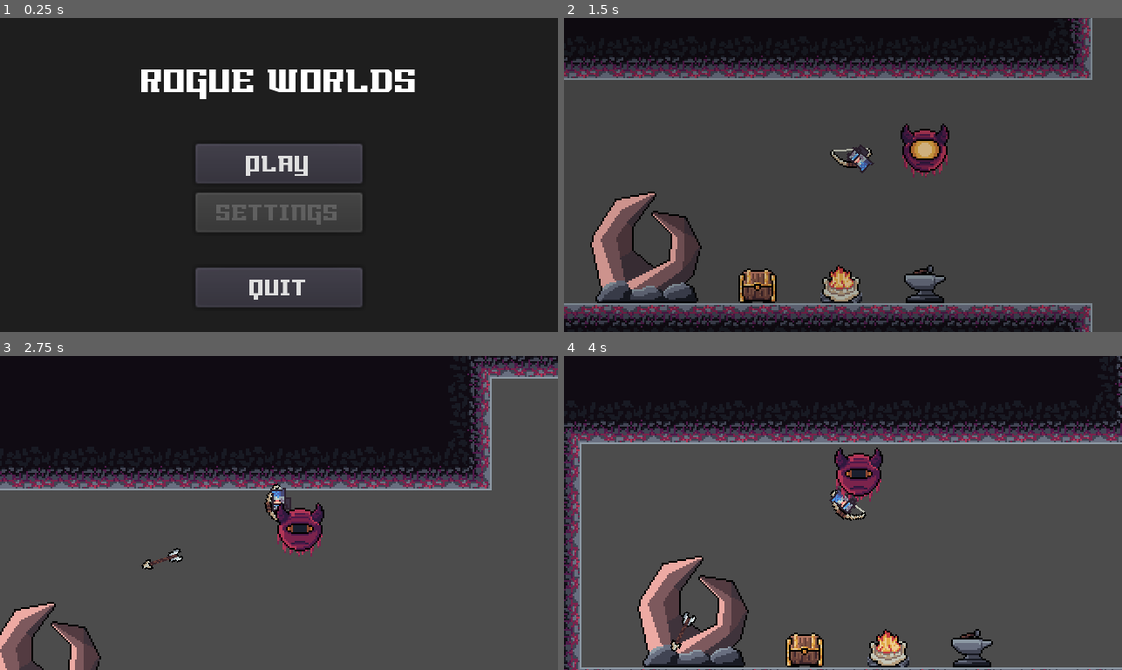
Above: before the commit, frames 1-4 (two rows, left to right).
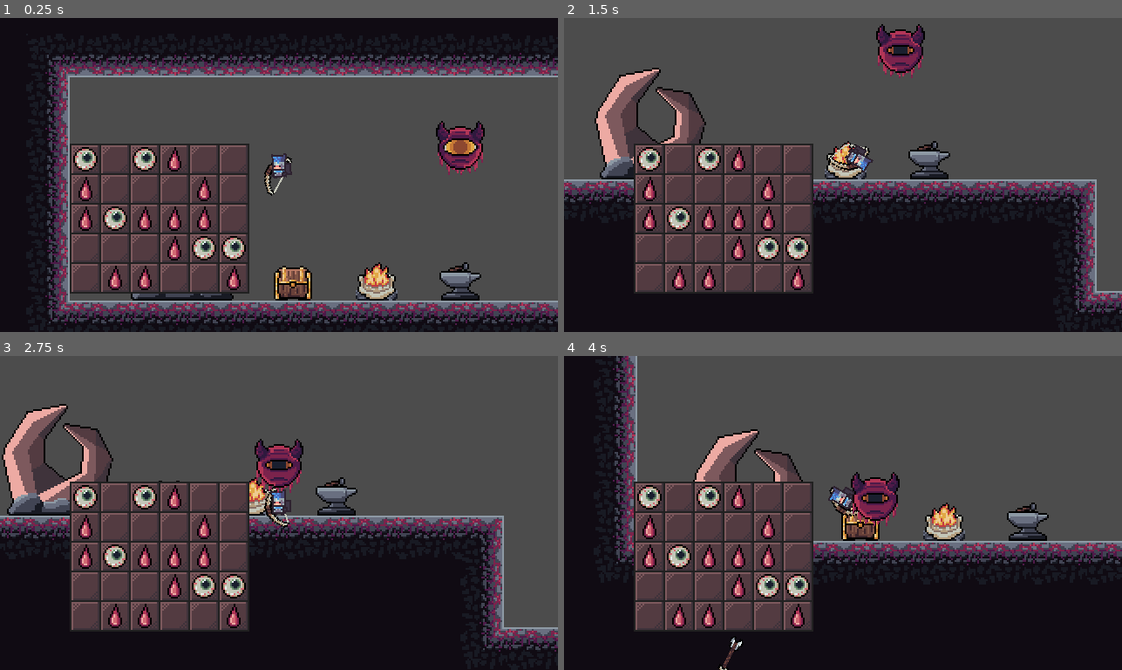
Above: after the commit, the same moments.

Repository: Riudin/Rogue-Worlds
Game: Godot game, scene res://MainScenes/World.tscn
Same seed, same stepped clock (60 frames per second), same inputs: the game is played once before the commit and once after it. Before the commit the project starts from res://MainScenes/Menu.tscn.
Inputs (mouse positions are in pixels of both pictures, inside the frame that each line leads up to):
- Up to frame 1 (0.25 s): no input
- Up to frame 2 (1.5 s): click (843, 162) at 0.5 s, where only the run before the commit has a clickable "PLAY"; move the mouse to (965, 159) at 1.27 s; press the mouse at (965, 159) at 1.28 s; hold E (dash_right) from 1.28 s (still down)
- Up to frame 3 (2.75 s): keep holding E (dash_right); tap Space (jump) at 1.52, 2.27 s; move the mouse to (167, 528) at 2.02 s; release the mouse at (167, 528) at 2.03 s; click (167, 528) at 2.1 s
- Up to frame 4 (4 s): move the mouse to (898, 443) at 2.77 s; release E (dash_right) at 2.78 s; press the mouse at (898, 443) at 2.78 s; hold Q (dash_left) 2.78-3.53 s; move the mouse to (815, 575) at 3.52 s; release the mouse at (815, 575) at 3.53 s; hold E (dash_right) from 3.53 s (still down); click (815, 575) at 3.6 s; tap Space (jump) at 3.77 s

The runs differ from the first frame. In frame 1, 65% of the frame differs, in the area x 8-100%, y 11-98%; in frame 2, 57%; in frame 3, 77%, in the area x 0-100%, y 0-100%; in frame 4, 70%.

Commit message:
Basic Inventory Setup

Diff:
--- /dev/null
+++ b/Godot Project/Inventory/Inventory.gd
@@ -0,0 +1,5 @@
+extends Node2D
+
+
+func _ready():
+	pass
--- /dev/null
+++ b/Godot Project/Inventory/Inventory.tscn
@@ -0,0 +1,287 @@
+[gd_scene load_steps=5 format=2]
+
+[ext_resource path="res://Inventory/Assets/inventory_slot_a_bg.png" type="Texture" id=1]
+[ext_resource path="res://Inventory/Slot.gd" type="Script" id=2]
+[ext_resource path="res://Inventory/Inventory.gd" type="Script" id=3]
+
+[sub_resource type="StyleBoxTexture" id=1]
+texture = ExtResource( 1 )
+region_rect = Rect2( 0, 0, 16, 16 )
+
+[node name="Inventory" type="Node2D"]
+script = ExtResource( 3 )
+
+[node name="ColorRect" type="ColorRect" parent="."]
+margin_right = 103.0
+margin_bottom = 86.0
+color = Color( 0.129412, 0.129412, 0.129412, 1 )
+
+[node name="GridContainer" type="GridContainer" parent="."]
+anchor_right = 1.0
+anchor_bottom = 1.0
+margin_left = 1.0
+margin_top = 1.0
+margin_right = -1.0
+margin_bottom = -1.0
+custom_constants/vseparation = 1
+custom_constants/hseparation = 1
+columns = 6
+
+[node name="Slot1" type="Panel" parent="GridContainer"]
+margin_right = 16.0
+margin_bottom = 16.0
+rect_min_size = Vector2( 16, 16 )
+custom_styles/panel = SubResource( 1 )
+script = ExtResource( 2 )
+
+[node name="Slot2" type="Panel" parent="GridContainer"]
+margin_left = 17.0
+margin_right = 33.0
+margin_bottom = 16.0
+rect_min_size = Vector2( 16, 16 )
+custom_styles/panel = SubResource( 1 )
+script = ExtResource( 2 )
+
+[node name="Slot3" type="Panel" parent="GridContainer"]
+margin_left = 34.0
+margin_right = 50.0
+margin_bottom = 16.0
+rect_min_size = Vector2( 16, 16 )
+custom_styles/panel = SubResource( 1 )
+script = ExtResource( 2 )
+
+[node name="Slot4" type="Panel" parent="GridContainer"]
+margin_left = 51.0
+margin_right = 67.0
+margin_bottom = 16.0
+rect_min_size = Vector2( 16, 16 )
+custom_styles/panel = SubResource( 1 )
+script = ExtResource( 2 )
+
+[node name="Slot5" type="Panel" parent="GridContainer"]
+margin_left = 68.0
+margin_right = 84.0
+margin_bottom = 16.0
+rect_min_size = Vector2( 16, 16 )
+custom_styles/panel = SubResource( 1 )
+script = ExtResource( 2 )
+
+[node name="Slot6" type="Panel" parent="GridContainer"]
+margin_left = 85.0
+margin_right = 101.0
+margin_bottom = 16.0
+rect_min_size = Vector2( 16, 16 )
+custom_styles/panel = SubResource( 1 )
+script = ExtResource( 2 )
+
+[node name="Slot7" type="Panel" parent="GridContainer"]
+margin_top = 17.0
+margin_right = 16.0
+margin_bottom = 33.0
+rect_min_size = Vector2( 16, 16 )
+custom_styles/panel = SubResource( 1 )
+script = ExtResource( 2 )
+
+[node name="Slot8" type="Panel" parent="GridContainer"]
+margin_left = 17.0
+margin_top = 17.0
+margin_right = 33.0
+margin_bottom = 33.0
+rect_min_size = Vector2( 16, 16 )
+custom_styles/panel = SubResource( 1 )
+script = ExtResource( 2 )
+
+[node name="Slot9" type="Panel" parent="GridContainer"]
+margin_left = 34.0
+margin_top = 17.0
+margin_right = 50.0
+margin_bottom = 33.0
+rect_min_size = Vector2( 16, 16 )
+custom_styles/panel = SubResource( 1 )
+script = ExtResource( 2 )
+
+[node name="Slot10" type="Panel" parent="GridContainer"]
+margin_left = 51.0
+margin_top = 17.0
+margin_right = 67.0
+margin_bottom = 33.0
+rect_min_size = Vector2( 16, 16 )
+custom_styles/panel = SubResource( 1 )
+script = ExtResource( 2 )
+
+[node name="Slot11" type="Panel" parent="GridContainer"]
+margin_left = 68.0
+margin_top = 17.0
+margin_right = 84.0
+margin_bottom = 33.0
+rect_min_size = Vector2( 16, 16 )
+custom_styles/panel = SubResource( 1 )
+script = ExtResource( 2 )
+
+[node name="Slot12" type="Panel" parent="GridContainer"]
+margin_left = 85.0
+margin_top = 17.0
+margin_right = 101.0
+margin_bottom = 33.0
+rect_min_size = Vector2( 16, 16 )
+custom_styles/panel = SubResource( 1 )
+script = ExtResource( 2 )
+
+[node name="Slot13" type="Panel" parent="GridContainer"]
+margin_top = 34.0
+margin_right = 16.0
+margin_bottom = 50.0
+rect_min_size = Vector2( 16, 16 )
+custom_styles/panel = SubResource( 1 )
+script = ExtResource( 2 )
+
+[node name="Slot14" type="Panel" parent="GridContainer"]
+margin_left = 17.0
+margin_top = 34.0
+margin_right = 33.0
+margin_bottom = 50.0
+rect_min_size = Vector2( 16, 16 )
+custom_styles/panel = SubResource( 1 )
+script = ExtResource( 2 )
+
+[node name="Slot15" type="Panel" parent="GridContainer"]
+margin_left = 34.0
+margin_top = 34.0
+margin_right = 50.0
+margin_bottom = 50.0
+rect_min_size = Vector2( 16, 16 )
+custom_styles/panel = SubResource( 1 )
+script = ExtResource( 2 )
+
+[node name="Slot16" type="Panel" parent="GridContainer"]
+margin_left = 51.0
+margin_top = 34.0
+margin_right = 67.0
+margin_bottom = 50.0
+rect_min_size = Vector2( 16, 16 )
+custom_styles/panel = SubResource( 1 )
+script = ExtResource( 2 )
+
+[node name="Slot17" type="Panel" parent="GridContainer"]
+margin_left = 68.0
+margin_top = 34.0
+margin_right = 84.0
+margin_bottom = 50.0
+rect_min_size = Vector2( 16, 16 )
+custom_styles/panel = SubResource( 1 )
+script = ExtResource( 2 )
+
+[node name="Slot18" type="Panel" parent="GridContainer"]
+margin_left = 85.0
+margin_top = 34.0
+margin_right = 101.0
+margin_bottom = 50.0
+rect_min_size = Vector2( 16, 16 )
+custom_styles/panel = SubResource( 1 )
+script = ExtResource( 2 )
+
+[node name="Slot19" type="Panel" parent="GridContainer"]
+margin_top = 51.0
+margin_right = 16.0
+margin_bottom = 67.0
+rect_min_size = Vector2( 16, 16 )
+custom_styles/panel = SubResource( 1 )
+script = ExtResource( 2 )
+
+[node name="Slot20" type="Panel" parent="GridContainer"]
+margin_left = 17.0
+margin_top = 51.0
+margin_right = 33.0
+margin_bottom = 67.0
+rect_min_size = Vector2( 16, 16 )
+custom_styles/panel = SubResource( 1 )
+script = ExtResource( 2 )
+
+[node name="Slot21" type="Panel" parent="GridContainer"]
+margin_left = 34.0
+margin_top = 51.0
+margin_right = 50.0
+margin_bottom = 67.0
+rect_min_size = Vector2( 16, 16 )
+custom_styles/panel = SubResource( 1 )
+script = ExtResource( 2 )
+
+[node name="Slot22" type="Panel" parent="GridContainer"]
+margin_left = 51.0
+margin_top = 51.0
+margin_right = 67.0
+margin_bottom = 67.0
+rect_min_size = Vector2( 16, 16 )
+custom_styles/panel = SubResource( 1 )
+script = ExtResource( 2 )
+
+[node name="Slot23" type="Panel" parent="GridContainer"]
+margin_left = 68.0
+margin_top = 51.0
+margin_right = 84.0
+margin_bottom = 67.0
+rect_min_size = Vector2( 16, 16 )
+custom_styles/panel = SubResource( 1 )
+script = ExtResource( 2 )
+
+[node name="Slot24" type="Panel" parent="GridContainer"]
+margin_left = 85.0
+margin_top = 51.0
+margin_right = 101.0
+margin_bottom = 67.0
+rect_min_size = Vector2( 16, 16 )
+custom_styles/panel = SubResource( 1 )
+script = ExtResource( 2 )
+
+[node name="Slot25" type="Panel" parent="GridContainer"]
+margin_top = 68.0
+margin_right = 16.0
+margin_bottom = 84.0
+rect_min_size = Vector2( 16, 16 )
+custom_styles/panel = SubResource( 1 )
+script = ExtResource( 2 )
+
+[node name="Slot26" type="Panel" parent="GridContainer"]
+margin_left = 17.0
+margin_top = 68.0
+margin_right = 33.0
+margin_bottom = 84.0
+rect_min_size = Vector2( 16, 16 )
+custom_styles/panel = SubResource( 1 )
+script = ExtResource( 2 )
+
+[node name="Slot27" type="Panel" parent="GridContainer"]
+margin_left = 34.0
+margin_top = 68.0
+margin_right = 50.0
+margin_bottom = 84.0
+rect_min_size = Vector2( 16, 16 )
+custom_styles/panel = SubResource( 1 )
+script = ExtResource( 2 )
+
+[node name="Slot28" type="Panel" parent="GridContainer"]
+margin_left = 51.0
+margin_top = 68.0
+margin_right = 67.0
+margin_bottom = 84.0
+rect_min_size = Vector2( 16, 16 )
+custom_styles/panel = SubResource( 1 )
+script = ExtResource( 2 )
+
+[node name="Slot29" type="Panel" parent="GridContainer"]
+margin_left = 68.0
+margin_top = 68.0
+margin_right = 84.0
+margin_bottom = 84.0
+rect_min_size = Vector2( 16, 16 )
+custom_styles/panel = SubResource( 1 )
+script = ExtResource( 2 )
+
+[node name="Slot30" type="Panel" parent="GridContainer"]
+margin_left = 85.0
+margin_top = 68.0
+margin_right = 101.0
+margin_bottom = 84.0
+rect_min_size = Vector2( 16, 16 )
+custom_styles/panel = SubResource( 1 )
+script = ExtResource( 2 )
--- /dev/null
+++ b/Godot Project/Inventory/Slot.gd
@@ -0,0 +1,23 @@
+extends Panel
+
+var ItemClass = preload("res://Items/Item.tscn")
+var item = null
+
+func _ready():
+	if randi() % 2 == 0:
+		item = ItemClass.instance()
+		add_child(item)
+
+
+func pick_from_slot():
+	remove_child(item)
+	var inventoryNode = find_parent("Inventory")
+	inventoryNode.add_child(item)
+	item = null
+
+func put_into_slot(new_item):
+	item = new_item
+	item.position = Vector2.ZERO
+	var inventoryNode = find_parent("Inventory")
+	inventoryNode.remove_child(item)
+	add_child(item)
--- /dev/null
+++ b/Godot Project/Items/Item.gd
@@ -0,0 +1,8 @@
+extends Node2D
+
+
+func _ready():
+	if randi() % 2 == 0:
+		$TextureRect.texture = load("res://Items/Assets/BloodItemSmall.png")
+	else:
+		$TextureRect.texture = load("res://Items/Assets/EyeItemSmall.png")
--- /dev/null
+++ b/Godot Project/Items/Item.tscn
@@ -0,0 +1,10 @@
+[gd_scene load_steps=2 format=2]
+
+[ext_resource path="res://Items/Item.gd" type="Script" id=1]
+
+[node name="Item" type="Node2D"]
+script = ExtResource( 1 )
+
+[node name="TextureRect" type="TextureRect" parent="."]
+margin_right = 40.0
+margin_bottom = 40.0
--- a/Godot Project/MainScenes/World.tscn
+++ b/Godot Project/MainScenes/World.tscn
@@ -1,9 +1,10 @@
-[gd_scene load_steps=5 format=2]
+[gd_scene load_steps=6 format=2]
 
 [ext_resource path="res://Player/Player.tscn" type="PackedScene" id=1]
 [ext_resource path="res://Levels/Level_2.tscn" type="PackedScene" id=2]
 [ext_resource path="res://Enemies/BloodWorm.tscn" type="PackedScene" id=3]
 [ext_resource path="res://Enemies/EyeDude.tscn" type="PackedScene" id=4]
+[ext_resource path="res://Inventory/Inventory.tscn" type="PackedScene" id=5]
 
 [node name="World" type="Node2D"]
 
@@ -25,3 +26,8 @@
 
 [node name="EyeDude" parent="MonsterSpawner" instance=ExtResource( 4 )]
 position = Vector2( 128, 120 )
+
+[node name="UI" type="CanvasLayer" parent="."]
+
+[node name="Inventory" parent="UI" instance=ExtResource( 5 )]
+position = Vector2( 40, 72 )
--- a/Godot Project/project.godot
+++ b/Godot Project/project.godot
@@ -11,7 +11,7 @@
 [application]
 
 config/name="Rogue Worlds"
-run/main_scene="res://MainScenes/Menu.tscn"
+run/main_scene="res://MainScenes/World.tscn"
 config/icon="res://icon.png"
 
 [autoload]
Binary file added: Godot Project/Items/Assets/BloodItemSmall.png
Not shown, added: Godot Project/Items/Assets/BloodItemSmall.png.import
Binary file added: Godot Project/Items/Assets/EyeItemSmall.png
Not shown, added: Godot Project/Items/Assets/EyeItemSmall.png.import
